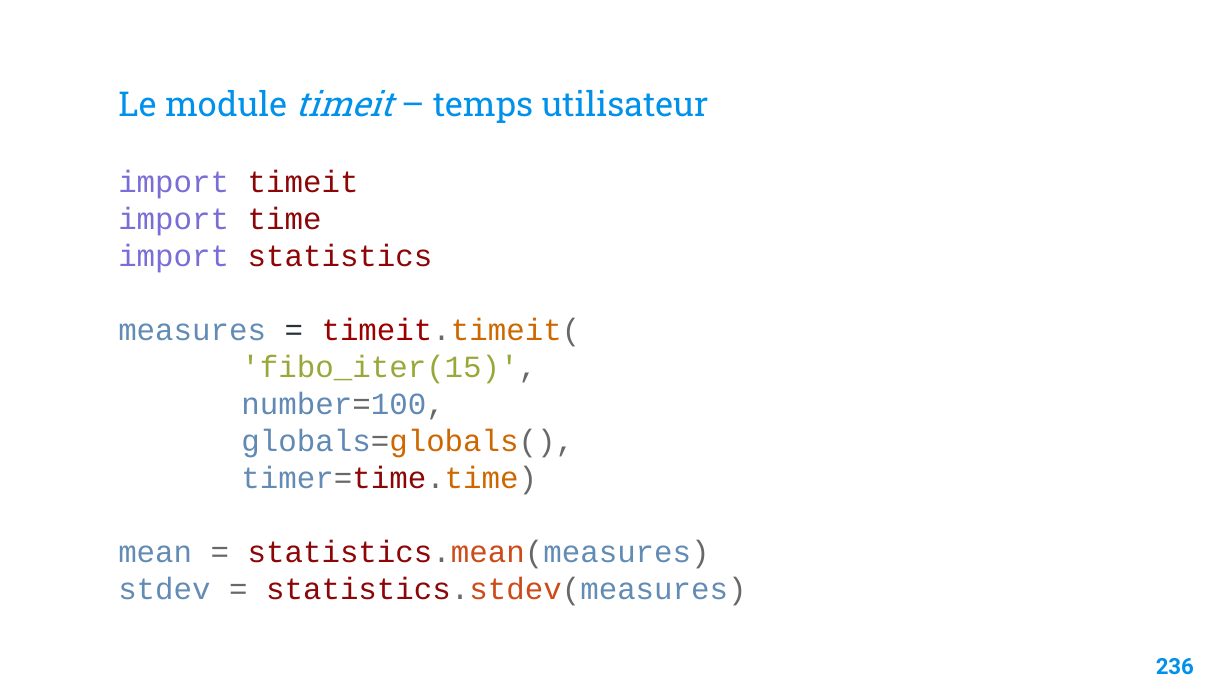
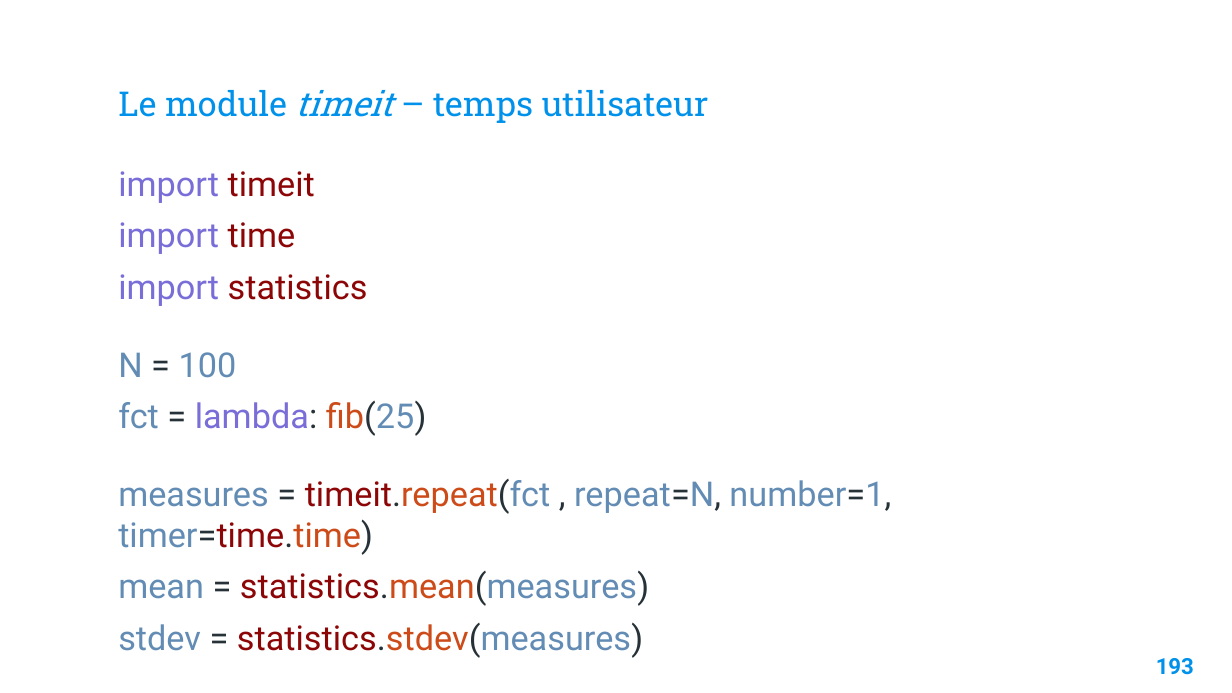
Before and after one commit to Fully-san/PythonSoftwareDevelopment, a slide deck: slide 194 of Supports/Python Software Development.pptx (slide 237 before the commit). Drawn at 1232x693 pixels with LibreOffice and Linux fonts; fonts in the diff are those of the drawing; background and template pictures are left out. Boxes give left, top, right and bottom in pixels: in the first picture for what was removed or moved away, otherwise in the second. Text is boxed around its words. In the diff, an @@ line names an element or a change of style, - is before the commit and + after.

```diff
--- a/Supports/Python Software Development.pptx
+++ b/Supports/Python Software Development.pptx
@@ text at <box>118,171,649,651</box>: size 18 to 20 pt, font Courier New to Roboto in "import timeit", "import time", "import statistics", "mean = statistics.mean(measures)" and 1 more places; text colour #676867 to #263238 in "= statistics.mean(measures)", "= statistics.stdev(measures)"; more space between paragraphs @@
@@ text at <box>118,352,891,555</box>: text changed; size 18 to 20 pt; font Courier New to Roboto; text colour #CE6700 to #638CB5 @@
-measures = timeit.timeit(
-'fibo_iter(15)',
-number=100,
-globals=globals(),
-timer=time.time)
+N = 100
+fct = lambda: fib(25)
+measures = timeit.repeat(fct , repeat=N, number=1, timer=time.time)
@@ page number at <box>1156,658,1194,675</box>: text changed @@
-236
+193
```
Also in this commit, not shown: 11 other slides changed, 1 slide added, 5 other files.
